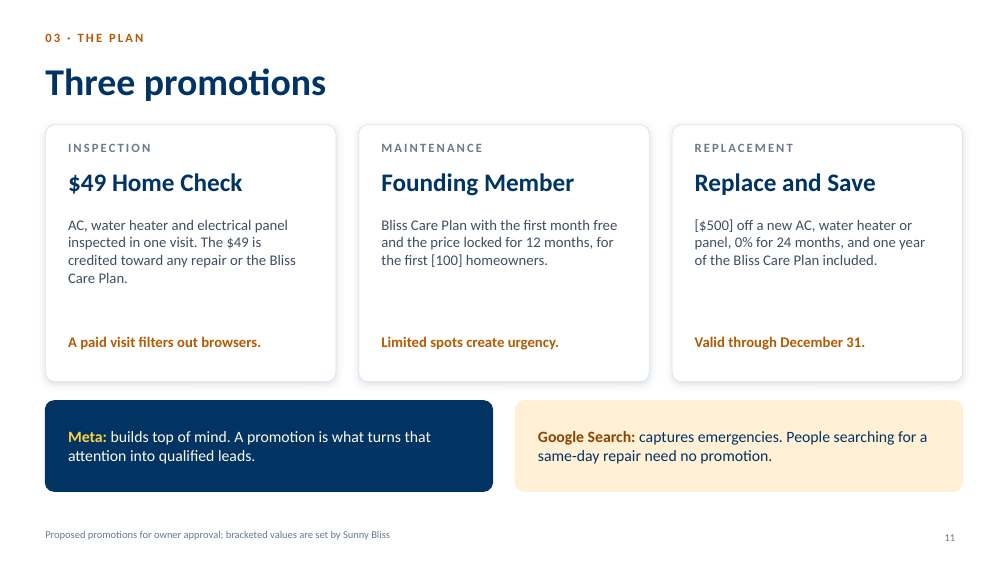
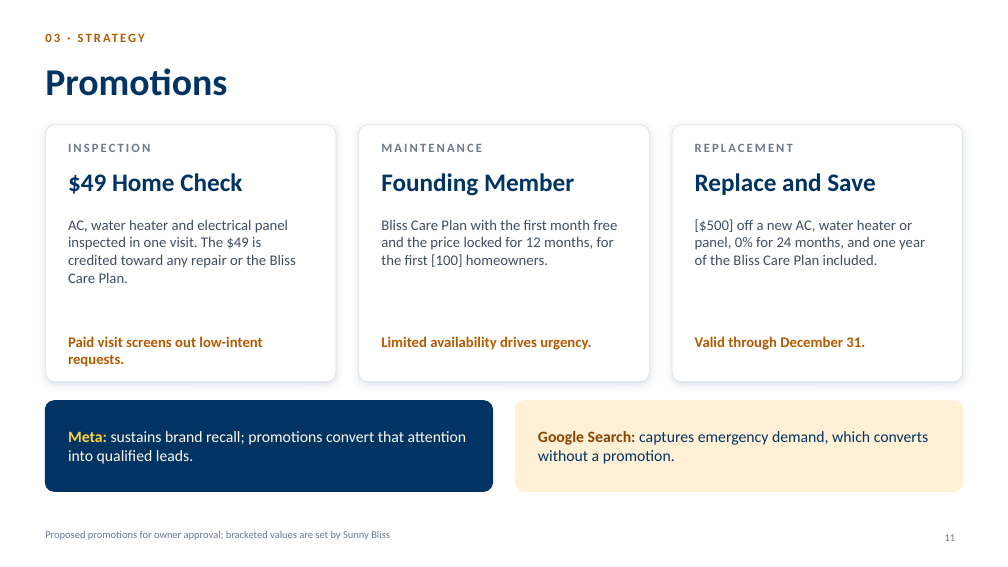
Before and after one commit to manlizard-sys/MetaADS2026, a slide deck: slide 11 of sunny_bliss/build/presentation/Sunny_Bliss_Meta_Plan_Nov-Dec_2026.pptx. Drawn at 1008x567 pixels with LibreOffice and Linux fonts; fonts in the diff are those of the drawing; background and template pictures are left out. Boxes give left, top, right and bottom in pixels: in the first picture for what was removed or moved away, otherwise in the second. Text is boxed around its words. In the diff, an @@ line names an element or a change of style, - is before the commit and + after.

```diff
--- a/sunny_bliss/build/presentation/Sunny_Bliss_Meta_Plan_Nov-Dec_2026.pptx
+++ b/sunny_bliss/build/presentation/Sunny_Bliss_Meta_Plan_Nov-Dec_2026.pptx
@@ text at [45, 33, 143, 42]: text changed @@
-03 · THE PLAN
+03 · STRATEGY
@@ text at [45, 68, 227, 96]: text changed @@
-Three promotions
+Promotions
@@ text at [68, 336, 262, 367]: text changed @@
-A paid visit filters out browsers.
+Paid visit screens out low-intent requests.
@@ text at [381, 336, 591, 350]: text changed @@
-Limited spots create urgency.
+Limited availability drives urgency.
@@ text at [68, 431, 467, 464]: text changed @@
-Meta: builds top of mind. A promotion is what turns that attention into qualified leads.
+Meta: sustains brand recall; promotions convert that attention into qualified leads.
@@ text at [538, 431, 929, 464]: text changed @@
-Google Search: captures emergencies. People searching for a same-day repair need no promotion.
+Google Search: captures emergency demand, which converts without a promotion.
```
Also in this commit, not shown: 15 other slides changed, 1 other file.
